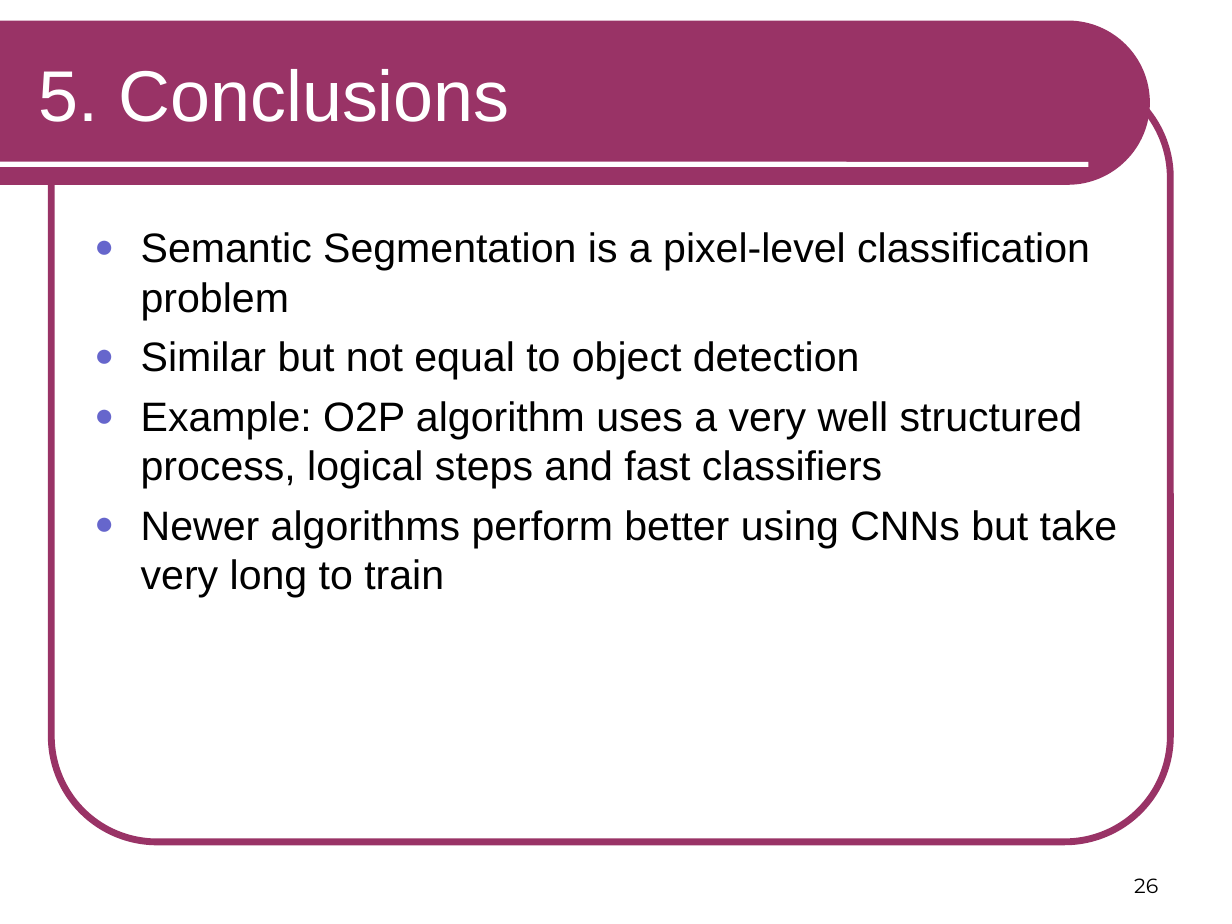
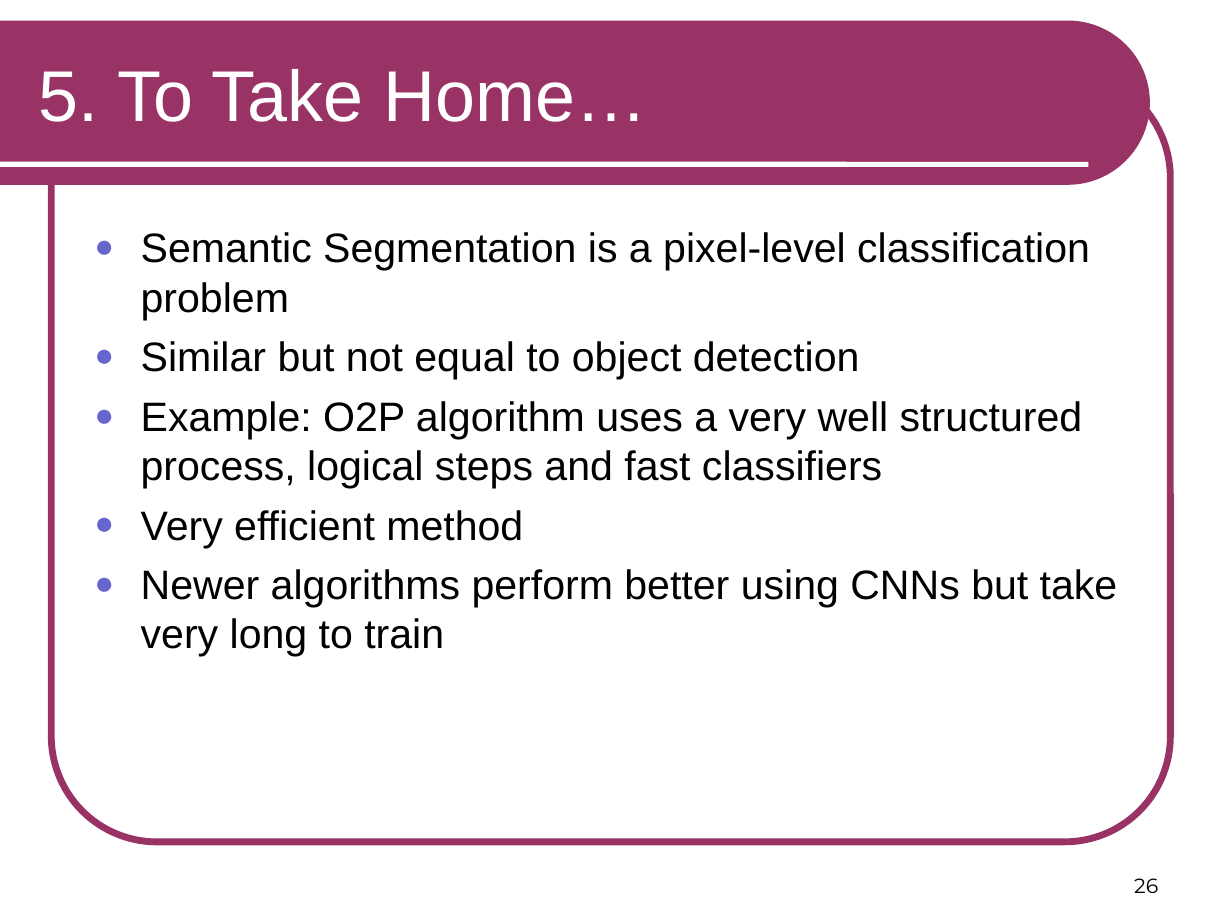
Before and after one commit to RSIP/SSI-SemanticSegmentation, a slide deck: slide 26 of template_slides.ppt. Drawn at 1232x924 pixels with LibreOffice and Linux fonts; fonts in the diff are those of the drawing. Boxes give left, top, right and bottom in pixels: in the first picture for what was removed or moved away, otherwise in the second. Text is boxed around its words. In the diff, an @@ line names an element or a change of style, - is before the commit and + after.

Commit message:
more and more stuff

```diff
--- a/template_slides.ppt
+++ b/template_slides.ppt
@@ title at (39,69,647,122): text changed @@
-5. Conclusions
+5. To Take Home…
@@ text at (141,510,523,548): paragraph added @@
+● Very efficient method
```
Also in this commit, not shown: 9 other slides changed, 2 slides added, 1 slide removed.
